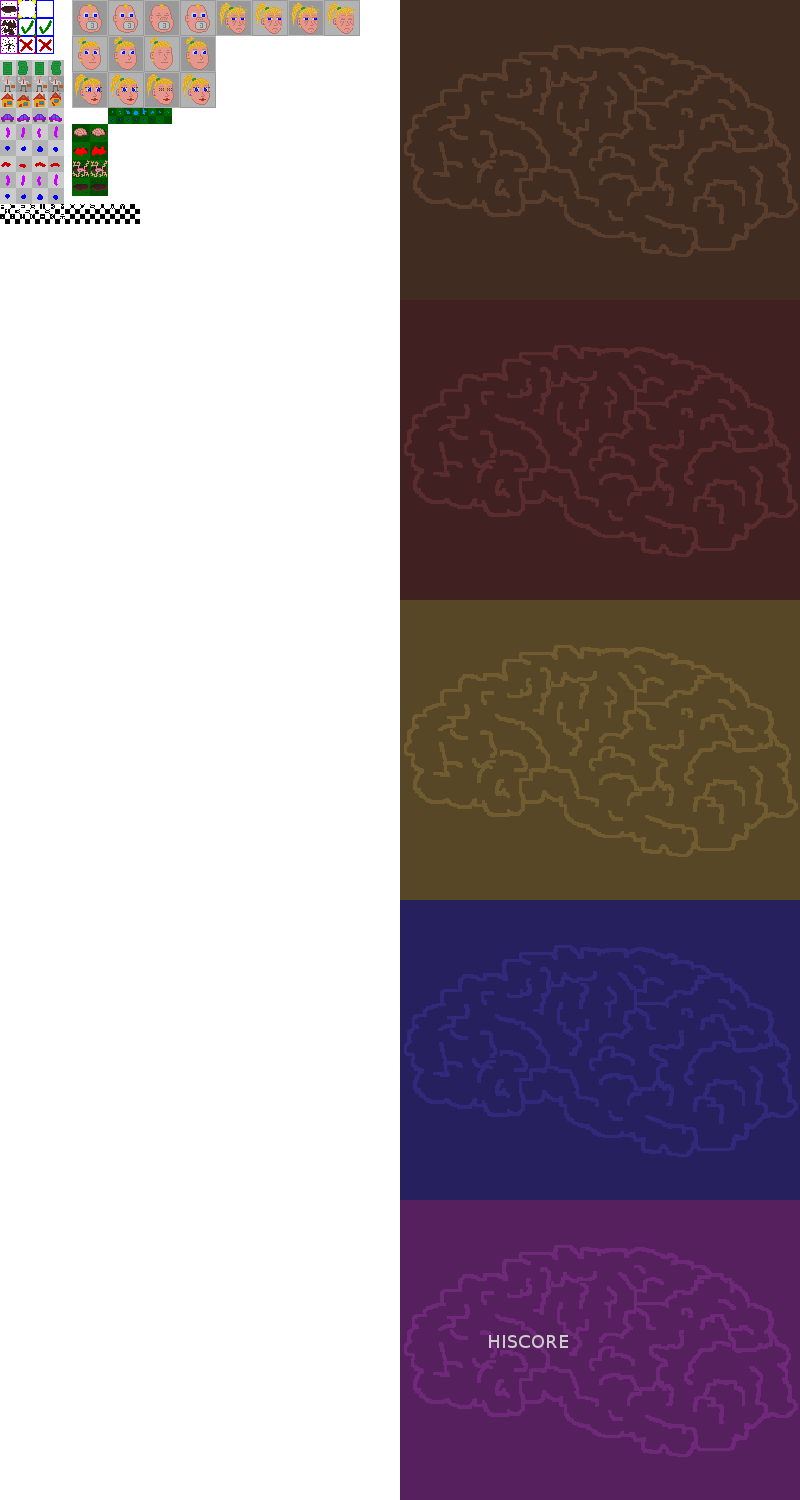
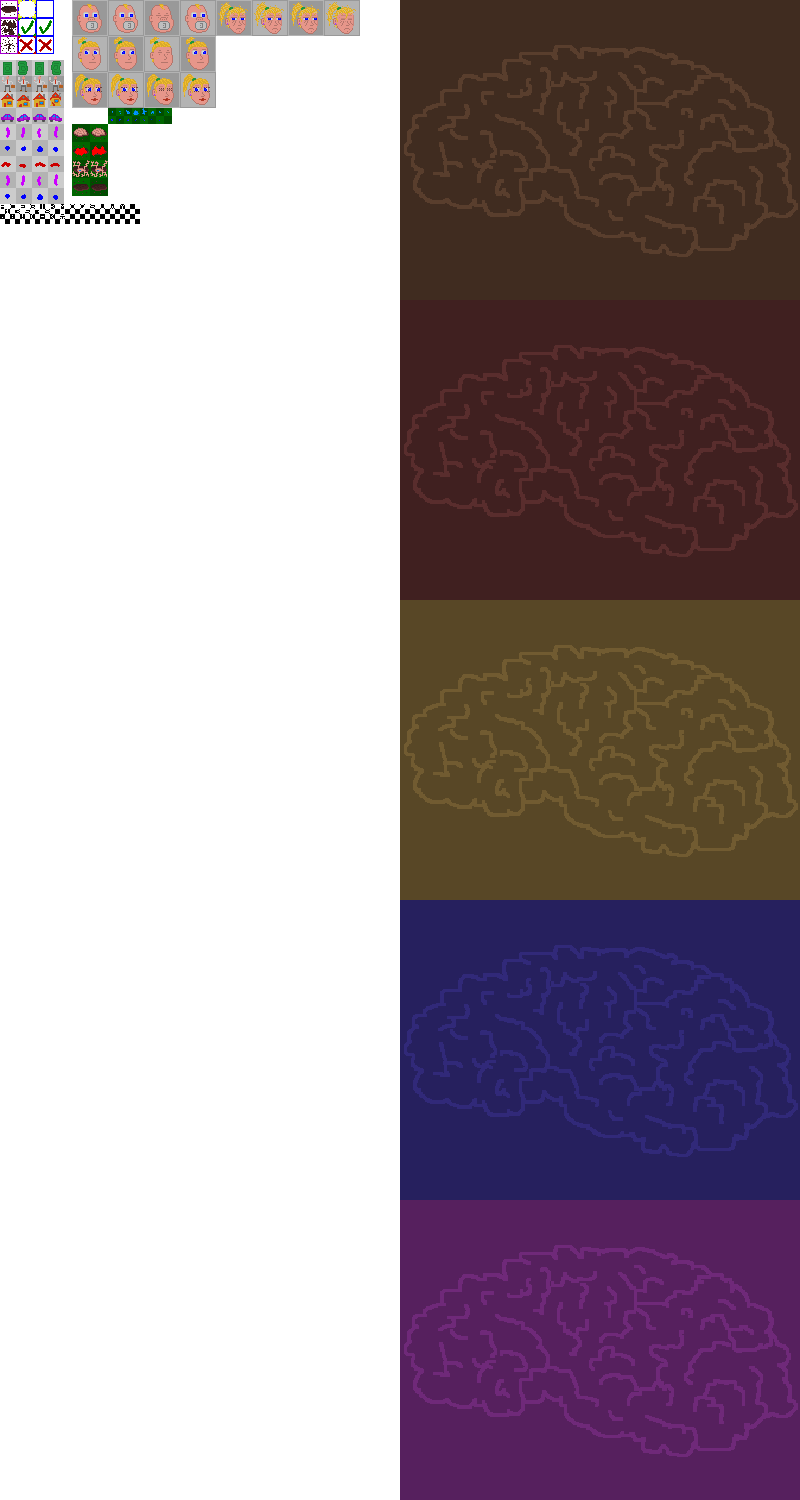
Revision of a layered 800×1500 image; what changed, layer by layer:
removed layer "HISCORE" over [left=489, top=1335, right=568, bottom=1348]
